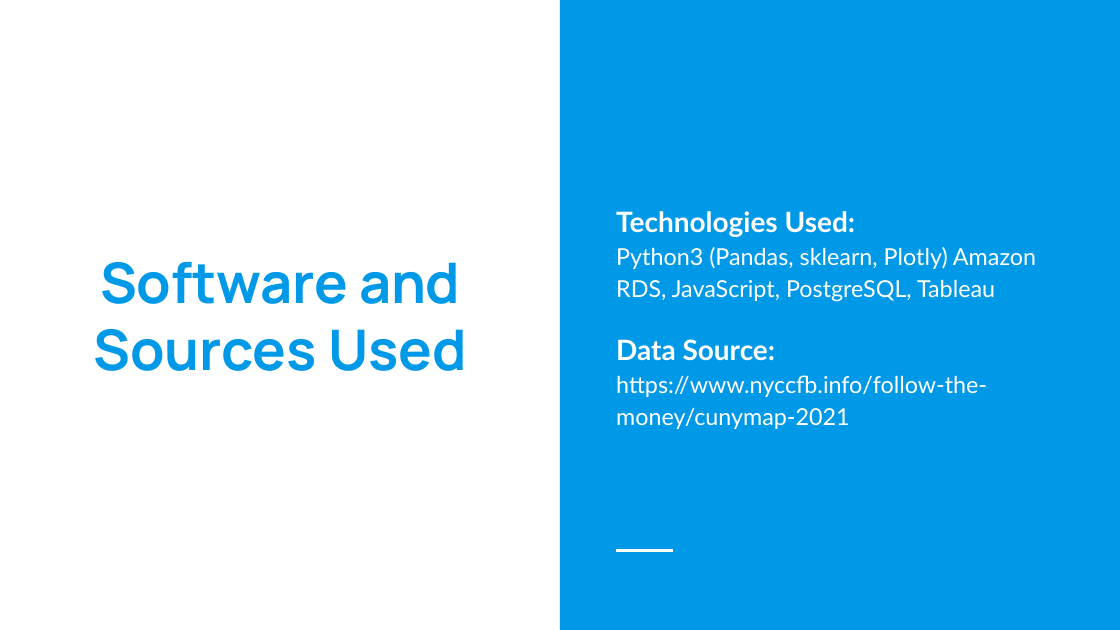
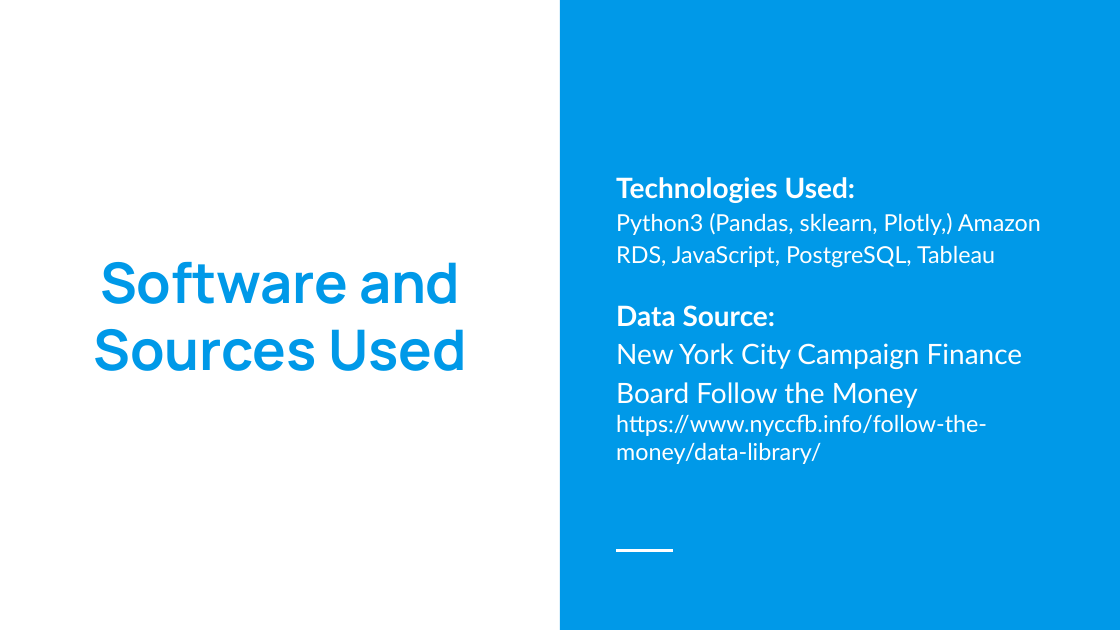
Before and after one commit to ssheggrud/Mod_20_Project, a slide deck: slide 4 of Presentation/Group5Presentation.pptx (slide 2 before the commit). Drawn at 1120x630 pixels with LibreOffice and Linux fonts; fonts in the diff are those of the drawing. Boxes give left, top, right and bottom in pixels: in the first picture for what was removed or moved away, otherwise in the second. Text is boxed around its words. In the diff, an @@ line names an element or a change of style, - is before the commit and + after.

```diff
--- a/Presentation/Group5Presentation.pptx
+++ b/Presentation/Group5Presentation.pptx
@@ text at (616, 213, 1041, 268): text changed @@
-Python3 (Pandas, sklearn, Plotly) Amazon RDS, JavaScript, PostgreSQL, Tableau
+Python3 (Pandas, sklearn, Plotly,) Amazon RDS, JavaScript, PostgreSQL, Tableau
@@ text at (616, 343, 1023, 464): text changed @@
-https://www.nyccfb.info/follow-the-money/cunymap-2021
+New York City Campaign Finance Board Follow the Money
+https://www.nyccfb.info/follow-the-money/data-library/
```
Also in this commit, not shown: 14 other slides changed, 1 slide added.
